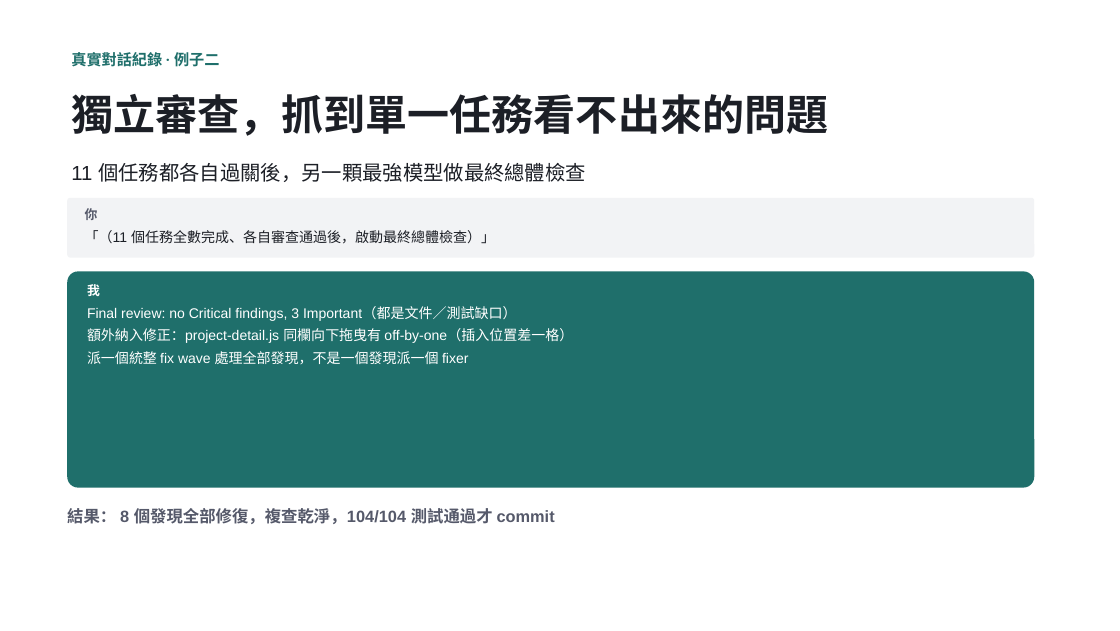
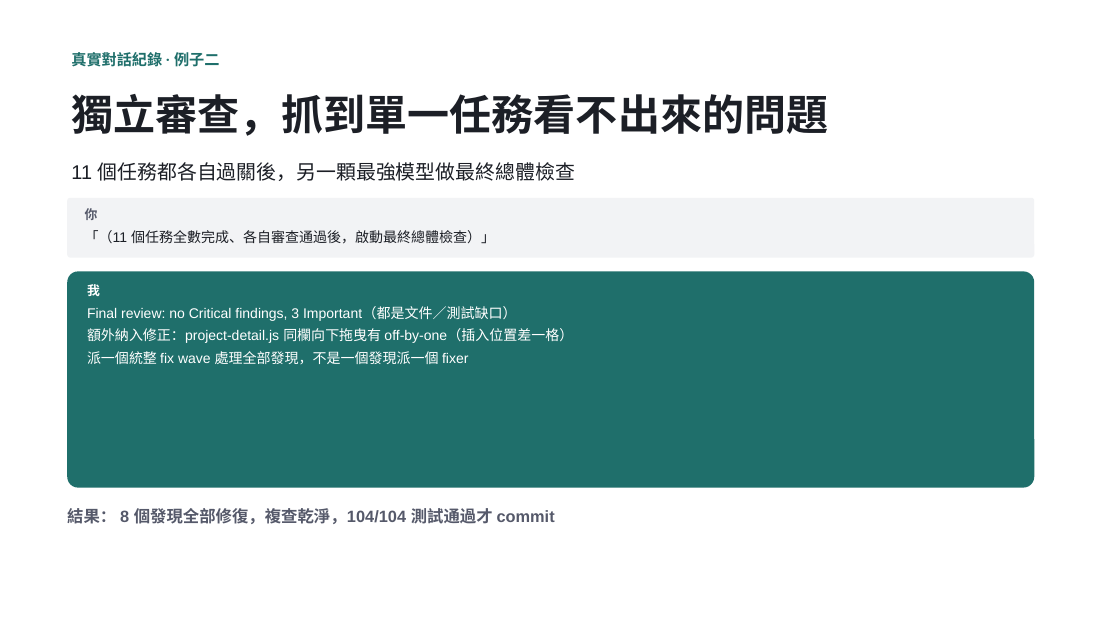
Before and after one commit to LinGaOscar/Spring-MissionBoard, a slide deck: slide 19 of docs/從HTML到SaaS_AI開發技巧回顧.pptx. Drawn at 1120x631 pixels with LibreOffice and Linux fonts; fonts in the diff are those of the drawing. Boxes give left, top, right and bottom in pixels: in the first picture for what was removed or moved away, otherwise in the second. Text is boxed around its words. In the diff, an @@ line names an element or a change of style, - is before the commit and + after.

```diff
--- a/docs/從HTML到SaaS_AI開發技巧回顧.pptx
+++ b/docs/從HTML到SaaS_AI開發技巧回顧.pptx
@@ text "11 個任務都各自過關後，另一顆最強模型做最終總體檢查" at (71,162,575,181): size 17.4 to 17 pt @@
```
Also in this commit, not shown: 1 other slide changed, 3 slides added.
